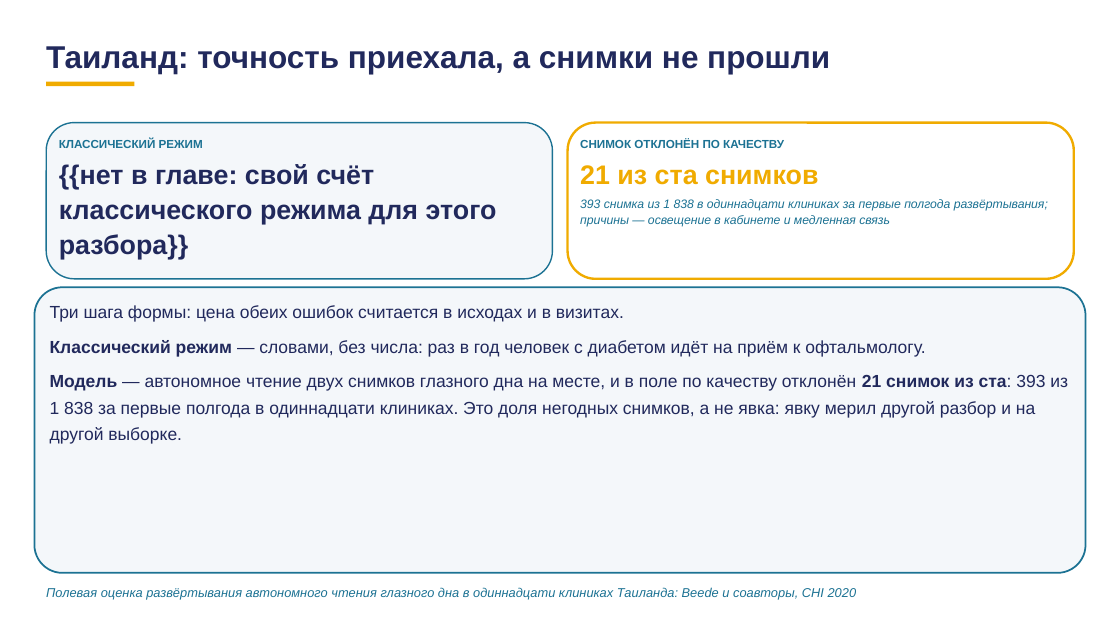
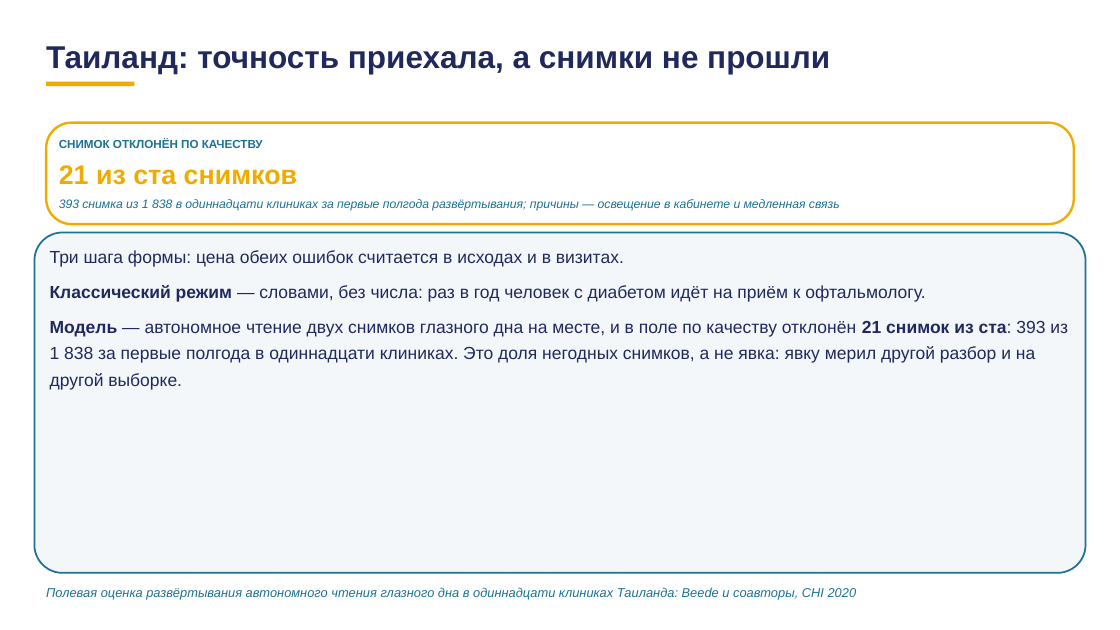
Before and after one commit to tellina-study/AI-usage-lessons, a slide deck: slide 28 of library/lectures/lec-07/rework/deck/lec-07-karkas.pptx. Drawn at 1120x630 pixels with LibreOffice and Linux fonts; fonts in the diff are those of the drawing. Boxes give left, top, right and bottom in pixels: in the first picture for what was removed or moved away, otherwise in the second. Text is boxed around its words. In the diff, an @@ line names an element or a change of style, - is before the commit and + after.

```diff
--- a/library/lectures/lec-07/rework/deck/lec-07-karkas.pptx
+++ b/library/lectures/lec-07/rework/deck/lec-07-karkas.pptx
@@ rounded rectangle at box(46, 123, 1074, 224): proportions changed @@
@@ rounded rectangle: place and size @@
-rounded rectangle at box(568, 123, 1075, 279)
+rounded rectangle at box(46, 123, 1074, 224)
@@ rounded rectangle removed at box(46, 123, 553, 279) @@
@@ text "СНИМОК ОТКЛОНЁН ПО КАЧЕСТВУ": place and size @@
-text "СНИМОК ОТКЛОНЁН ПО КАЧЕСТВУ" at box(580, 139, 784, 148)
+text "СНИМОК ОТКЛОНЁН ПО КАЧЕСТВУ" at box(59, 139, 263, 148)
@@ text removed at box(59, 139, 203, 148) @@
-КЛАССИЧЕСКИЙ РЕЖИМ
@@ text "21 из ста снимков": place and size @@
-text "21 из ста снимков" at box(580, 165, 818, 185)
+text "21 из ста снимков" at box(59, 165, 297, 185)
@@ text removed at box(59, 164, 497, 259) @@
-{{нет в главе: свой счёт классического режима для этого разбора}}
@@ text "393 снимка из 1 838 ..." rewrapped from box(580, 199, 1048, 227) to box(59, 199, 840, 211) @@
@@ rounded rectangle: place and size @@
-rounded rectangle at box(34, 287, 1086, 573)
+rounded rectangle at box(34, 233, 1086, 573)
@@ rounded rectangle at box(34, 233, 1086, 573): proportions changed @@
@@ text "Три шага формы: цена обеих ...": place and size @@
-text "Три шага формы: цена обеих ..." at box(50, 305, 1068, 444)
+text "Три шага формы: цена обеих ..." at box(50, 250, 1068, 390)
```
Also in this commit, not shown: 4 other slides changed, 5 other files.
